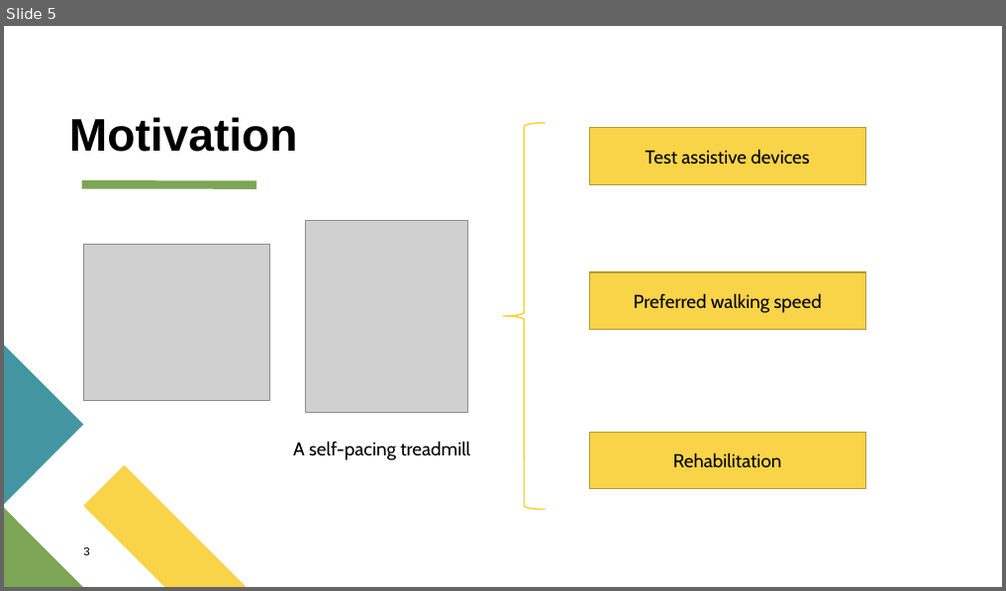
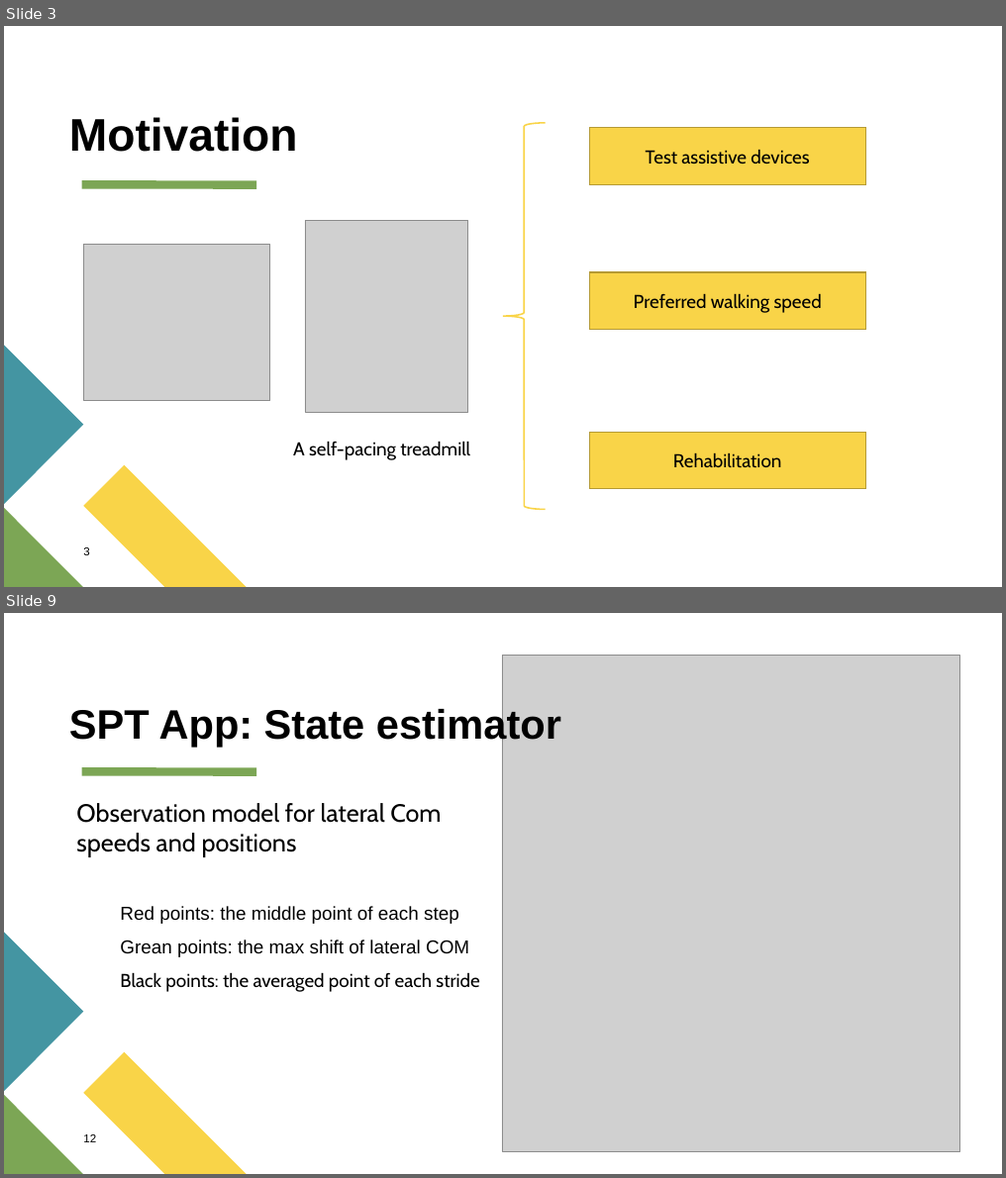
Before and after one commit to PingpingL/MATLAB_APP_on_treadmill_control_and_self-pacing_algorithm_implementation, a slide deck: spring_presentation.pptx. Shown one above the other, each under a label of ours: slide 5 before the commit, slides 3 and 9 after it; the slides between them are not shown. The pictures are 1006x591 and 1006x1178 pixels, drawn with LibreOffice and Linux fonts; fonts in the diff are those of the drawing; grey boxes stand for pictures. Boxes give left, top, right and bottom in pixels: in the first picture for what was removed or moved away, otherwise in the second. Text is boxed around its words. In the diff, an @@ line names an element or a change of style, - is before the commit and + after.

```diff
--- a/spring_presentation.pptx
+++ b/spring_presentation.pptx
@@ slide 9 added at box(4, 613, 1002, 1174), background #FFFFFF; not listed: 4 template elements that a slide beside it also shows @@
@@ picture added at box(502, 655, 959, 1152) @@
@@ title added at box(69, 706, 561, 747), 39.6 pt, text #000000, bold @@
+SPT App: State estimator
@@ text added at box(76, 803, 441, 858), 24 pt, text #000000 @@
+Observation model for lateral Com speeds and positions
@@ text added at box(120, 906, 479, 992), 18 pt, text #000000 @@
+Red points: the middle point of each step
+Grean points: the max shift of lateral COM
+Black points: the averaged point of each stride
@@ text added at box(83, 1135, 96, 1143), 11 pt, text #000000 @@
+12
@@ what was slide 5 is now slide 3 @@
```
Also in this commit, not shown: 7 slides changed, 7 other slides added, 13 slides removed.
